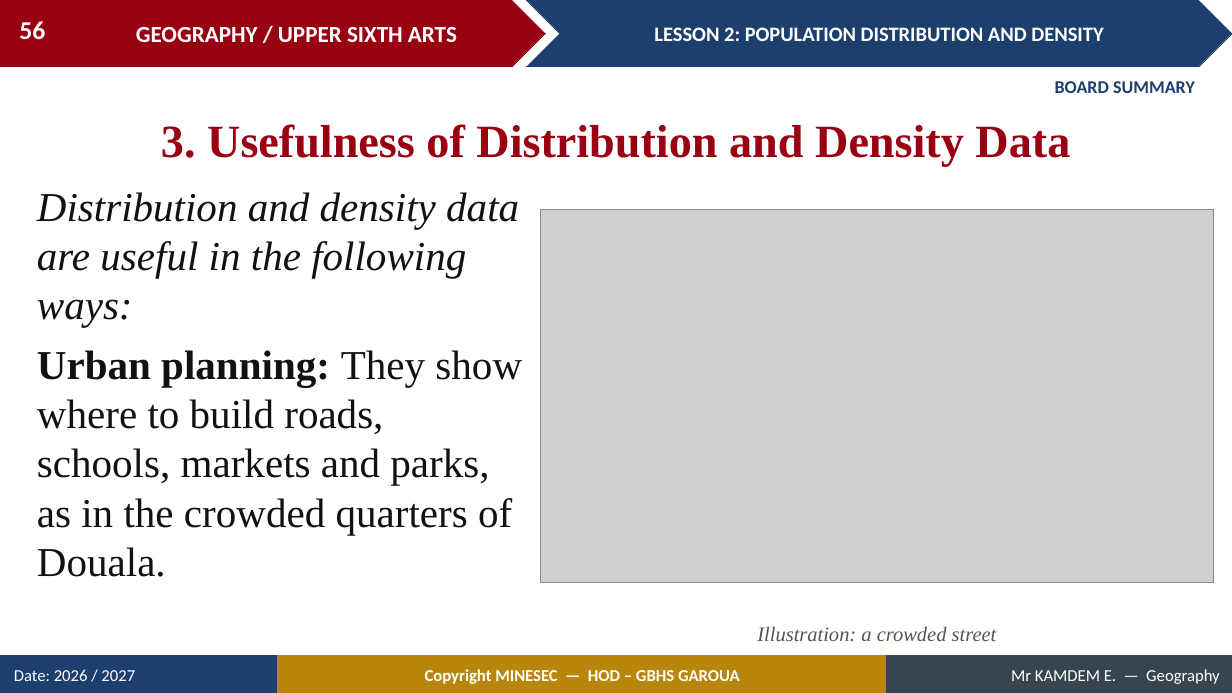
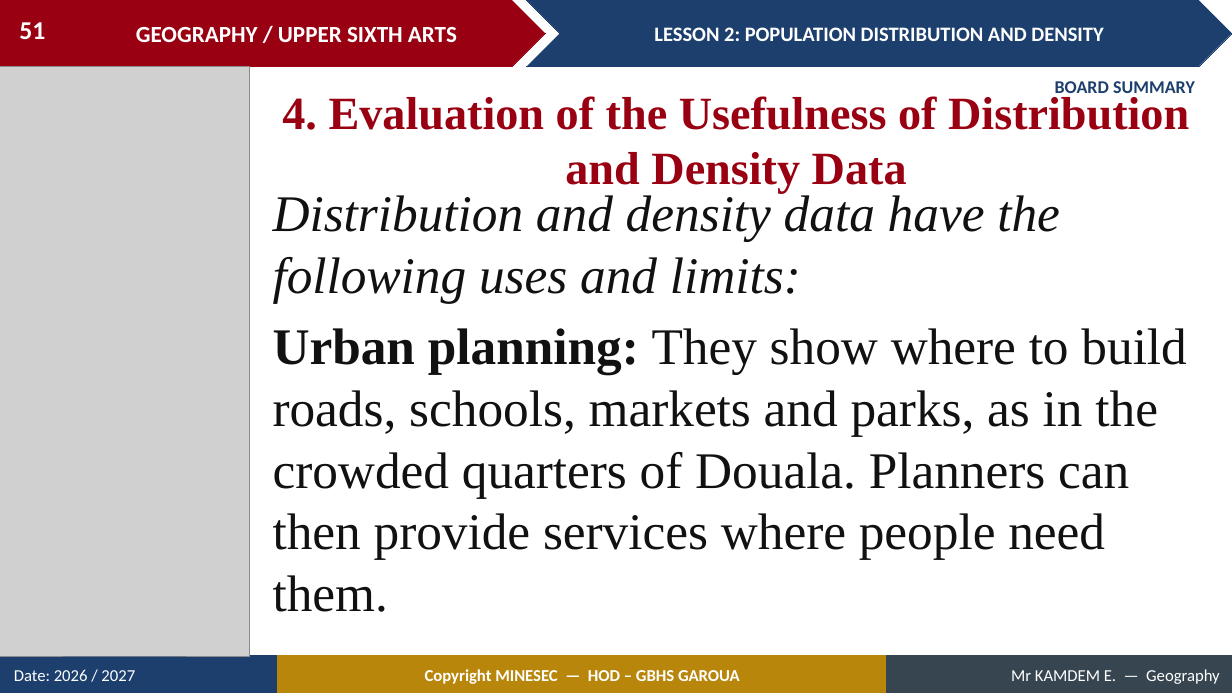
Before and after one commit to Berthautk/linea-github, a slide deck: slide 51 of lecons/USA/Population Geography/02_USA_POP_L02_Population_Distribution_and_Density.pptx (slide 56 before the commit). Drawn at 1232x693 pixels with LibreOffice and Linux fonts; fonts in the diff are those of the drawing; grey boxes stand for pictures. Boxes give left, top, right and bottom in pixels: in the first picture for what was removed or moved away, otherwise in the second. Text is boxed around its words. In the diff, an @@ line names an element or a change of style, - is before the commit and + after.

```diff
--- a/lecons/USA/Population Geography/02_USA_POP_L02_Population_Distribution_and_Density.pptx
+++ b/lecons/USA/Population Geography/02_USA_POP_L02_Population_Distribution_and_Density.pptx
@@ page number at <box>19,22,45,39</box>: text changed @@
-56
+51
@@ picture added at <box>0,67,250,656</box> @@
@@ text at <box>282,96,1189,194</box>: text changed @@
-3. Usefulness of Distribution and Density Data
+4. Evaluation of the Usefulness of Distribution and Density Data
@@ text at <box>273,191,1186,612</box>: text changed; size 32 to 40 pt @@
-Distribution and density data are useful in the following ways:
-Urban planning: They show where to build roads, schools, markets and parks, as in the crowded quarters of Douala.
+Distribution and density data have the following uses and limits:
+Urban planning: They show where to build roads, schools, markets and parks, as in the crowded quarters of Douala. Planners can then provide services where people need them.
@@ picture removed at <box>541,210,1214,583</box> @@
@@ text removed at <box>757,626,997,641</box> @@
-Illustration: a crowded street
```
Also in this commit, not shown: 13 other slides changed, 3 slides added, 7 slides removed, 25 other files.
